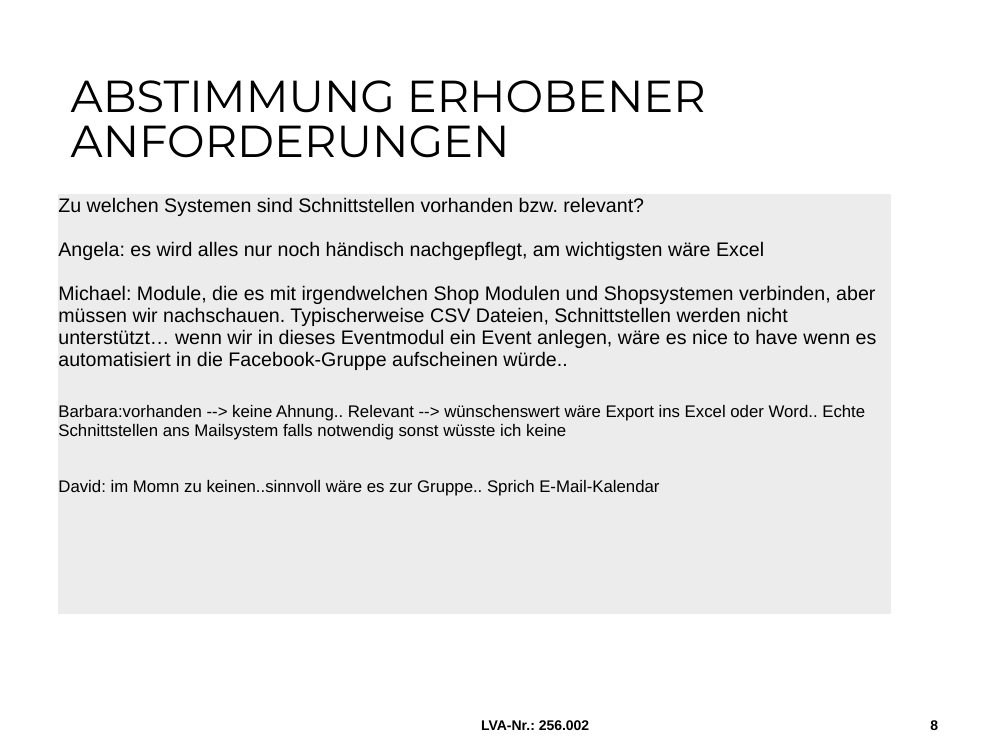
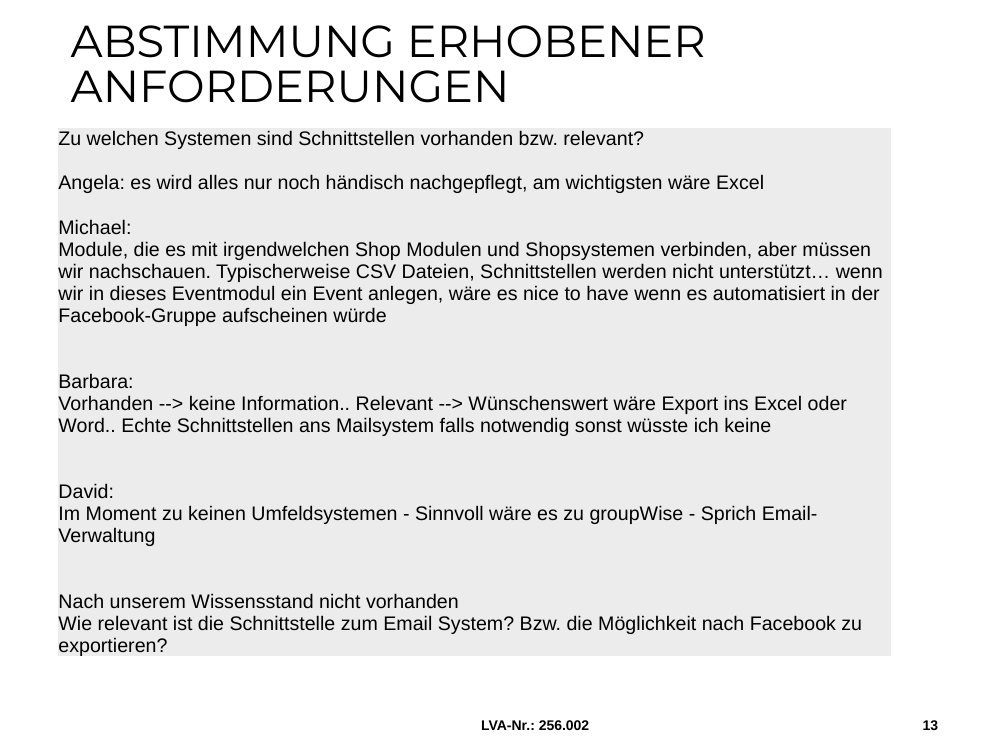
Before and after one commit to MilosTomic123/IT_Projekt_SS19, a slide deck: slide 13 of Arbeitsdokumente/190522_Workshop.pptx (slide 8 before the commit). Drawn at 1008x756 pixels with LibreOffice and Linux fonts; fonts in the diff are those of the drawing; background and template pictures are left out. Boxes give left, top, right and bottom in pixels: in the first picture for what was removed or moved away, otherwise in the second. Text is boxed around its words. In the diff, an @@ line names an element or a change of style, - is before the commit and + after.

```diff
--- a/Arbeitsdokumente/190522_Workshop.pptx
+++ b/Arbeitsdokumente/190522_Workshop.pptx
@@ title "ABSTIMMUNG ERHOBENER ANFORDERUNGEN" moved from (x1=71, y1=80, x2=706, y2=158) to (x1=71, y1=25, x2=706, y2=103) @@
@@ table at (x1=57, y1=127, x2=892, y2=692) @@
-row 1, column 1: Zu welchen Systemen sind Schnittstellen vorhanden bzw. relevant? / Angela: es wird alles nur noch händisch nachgepflegt, am wichtigsten wäre Excel / Michael: Module, die es mit irgendwelchen Shop Modulen und Shopsystemen verbinden, aber müssen wir nachschauen. Typischerweise CSV Dateien, Schnittstellen werden nicht unterstützt… wenn wir in dieses Eventmodul ein Event anlegen, wäre es nice to have wenn es automatisiert in die Facebook-Gruppe aufscheinen würde.. / Barbara:vorhanden --> keine Ahnung.. Relevant --> wünschenswert wäre Export ins Excel oder Word.. Echte Schnittstellen ans Mailsystem falls notwendig sonst wüsste ich keine / David: im Momn zu keinen..sinnvoll wäre es zur Gruppe.. Sprich E-Mail-Kalendar
+row 1, column 1: Zu welchen Systemen sind Schnittstellen vorhanden bzw. relevant? / Angela: es wird alles nur noch händisch nachgepflegt, am wichtigsten wäre Excel / Michael: / Module, die es mit irgendwelchen Shop Modulen und Shopsystemen verbinden, aber müssen wir nachschauen. Typischerweise CSV Dateien, Schnittstellen werden nicht unterstützt… wenn wir in dieses Eventmodul ein Event anlegen, wäre es nice to have wenn es automatisiert in der Facebook-Gruppe aufscheinen würde / Barbara: / Vorhanden --> keine Information.. Relevant --> Wünschenswert wäre Export ins Excel oder Word.. Echte Schnittstellen ans Mailsystem falls notwendig sonst wüsste ich keine / David: / Im Moment zu keinen Umfeldsystemen - Sinnvoll wäre es zu groupWise - Sprich Email-Verwaltung / Nach unserem Wissensstand nicht vorhanden / Wie relevant ist die Schnittstelle zum Email System? Bzw. die Möglichkeit nach Facebook zu exportieren?
@@ table resized from (x1=57, y1=194, x2=892, y2=615) to (x1=57, y1=127, x2=892, y2=692) @@
@@ page number at (x1=923, y1=720, x2=939, y2=730): text changed @@
-8
+13
```
Also in this commit, not shown: 3 other slides changed, 7 slides added, 1 other file.
